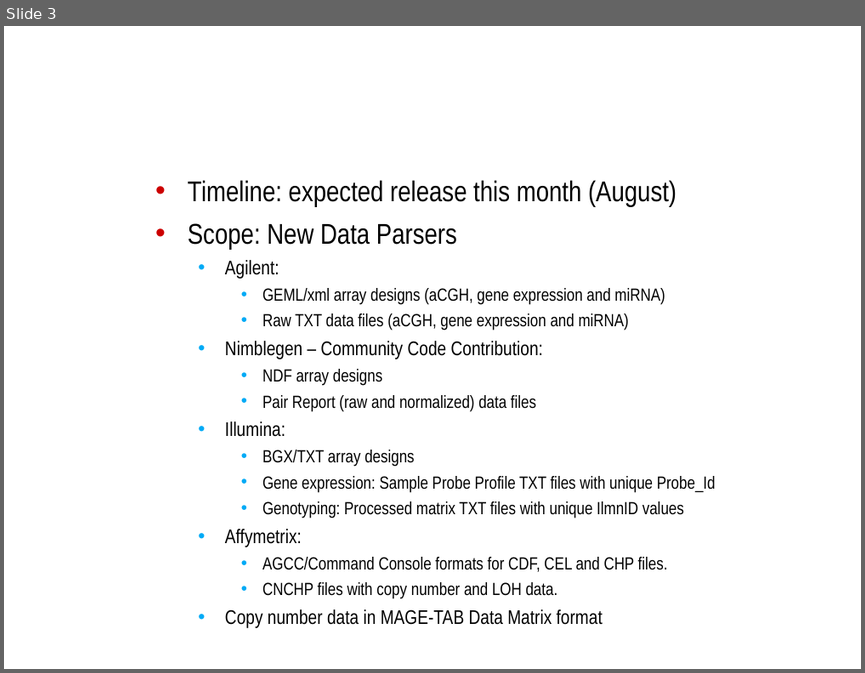
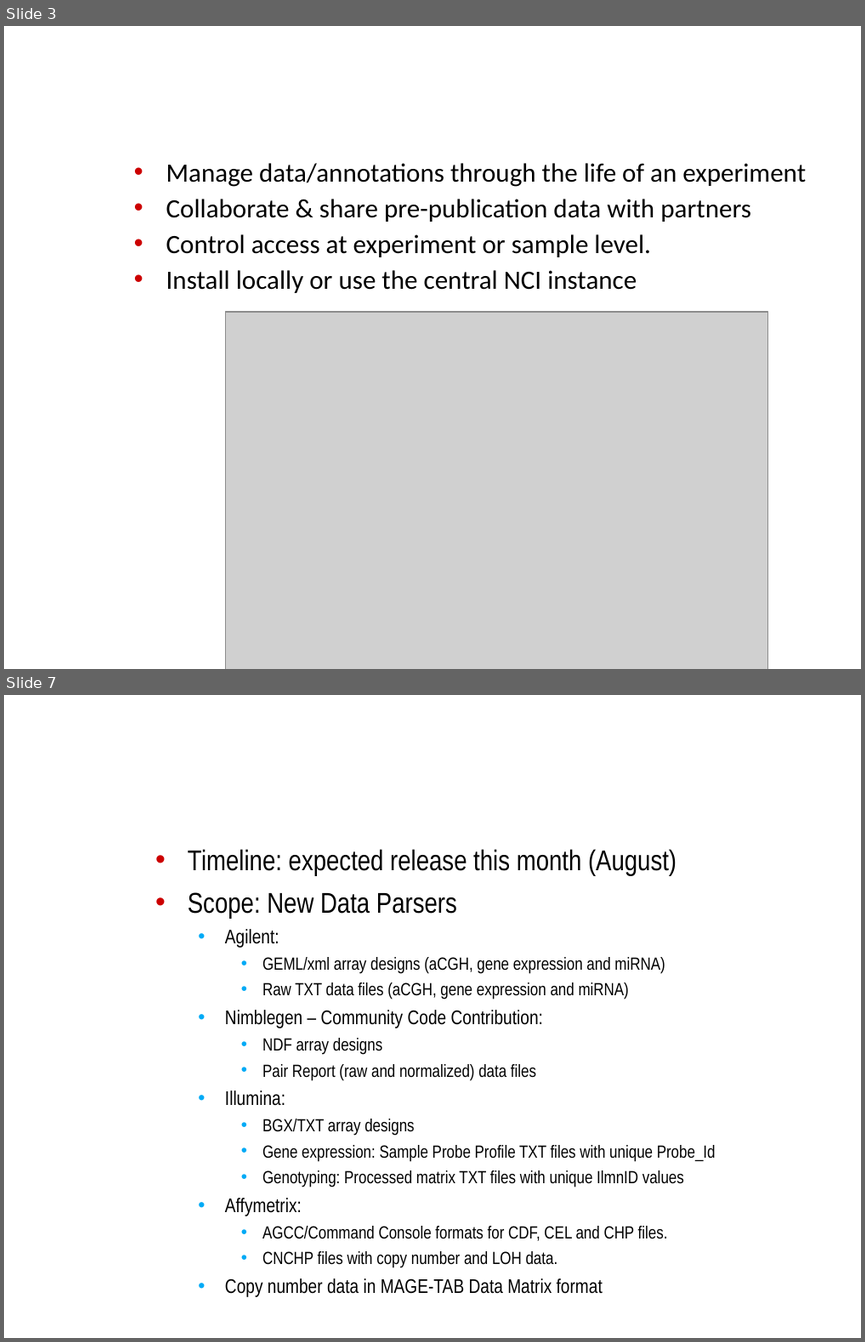
Before and after one commit to NCIP/caarray-docs, a slide deck: project_management/open_meetings/ICR_WS_Meeting_2010_08_11.ppt. Shown one above the other, each under a label of ours: slide 3 before the commit, slides 3 and 7 after it; the slides between them are not shown. The pictures are 865x673 and 865x1342 pixels, drawn with LibreOffice and Linux fonts; fonts in the diff are those of the drawing; grey boxes stand for pictures; background and template pictures are left out. Boxes give left, top, right and bottom in pixels: in the first picture for what was removed or moved away, otherwise in the second. Text is boxed around its words. In the diff, an @@ line names an element or a change of style, - is before the commit and + after.

Commit message:
Added overview slides.

```diff
--- a/project_management/open_meetings/ICR_WS_Meeting_2010_08_11.ppt
+++ b/project_management/open_meetings/ICR_WS_Meeting_2010_08_11.ppt
@@ slide 3 added at (x1=4, y1=26, x2=861, y2=669), background picture (left out) @@
@@ title added at (x1=154, y1=26, x2=846, y2=154), 32 pt, text #FFFFFF, bold @@
+caArray Overview
@@ text added at (x1=166, y1=163, x2=806, y2=293), 22.2 pt, text #000000 @@
+• Manage data/annotations through the life of an experiment
+• Collaborate & share pre-publication data with partners
+• Control access at experiment or sample level.
+• Install locally or use the central NCI instance
@@ picture added at (x1=225, y1=312, x2=767, y2=669) @@
@@ what was slide 3 is now slide 7 @@
```
Also in this commit, not shown: 1 slide changed, 3 other slides added.
